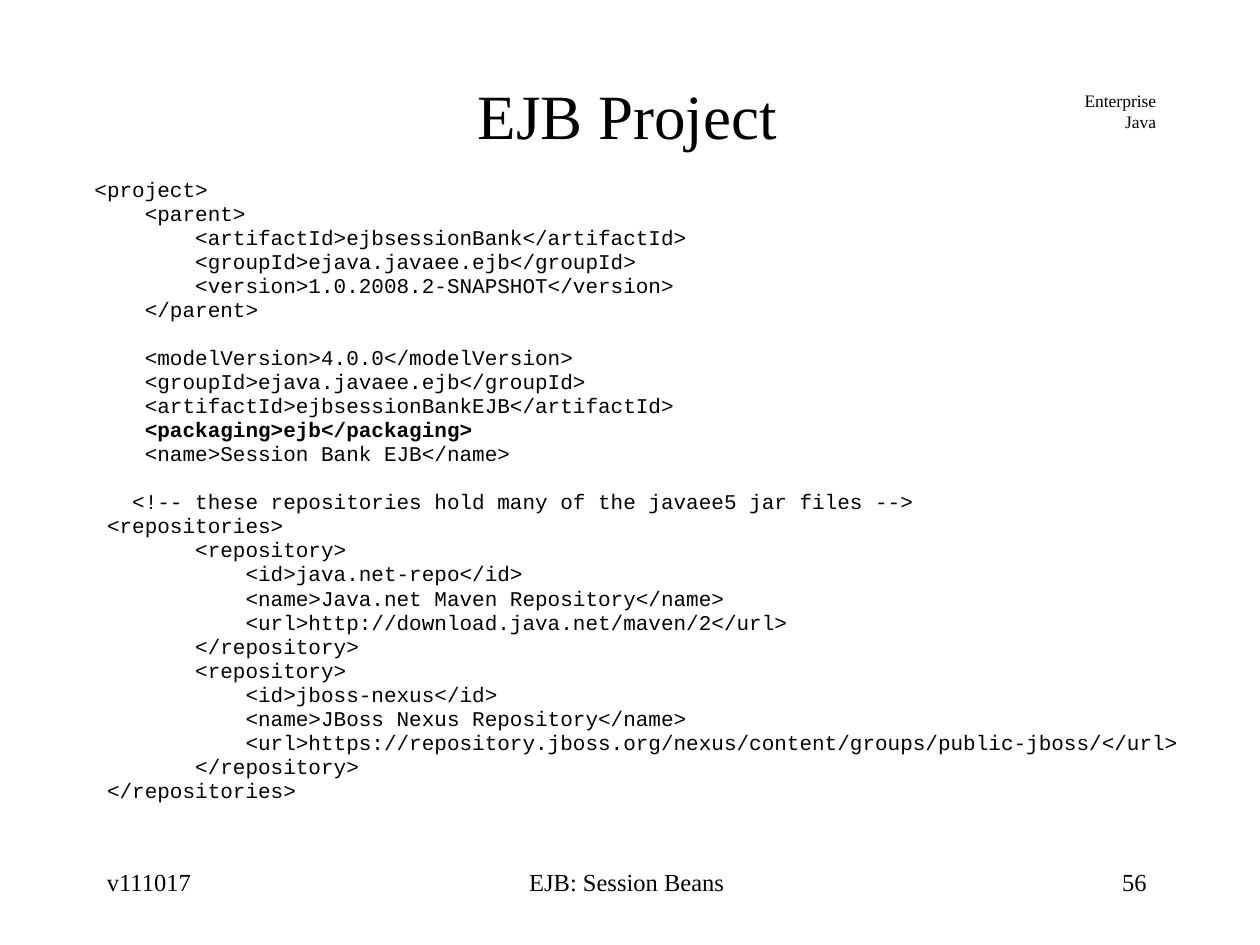
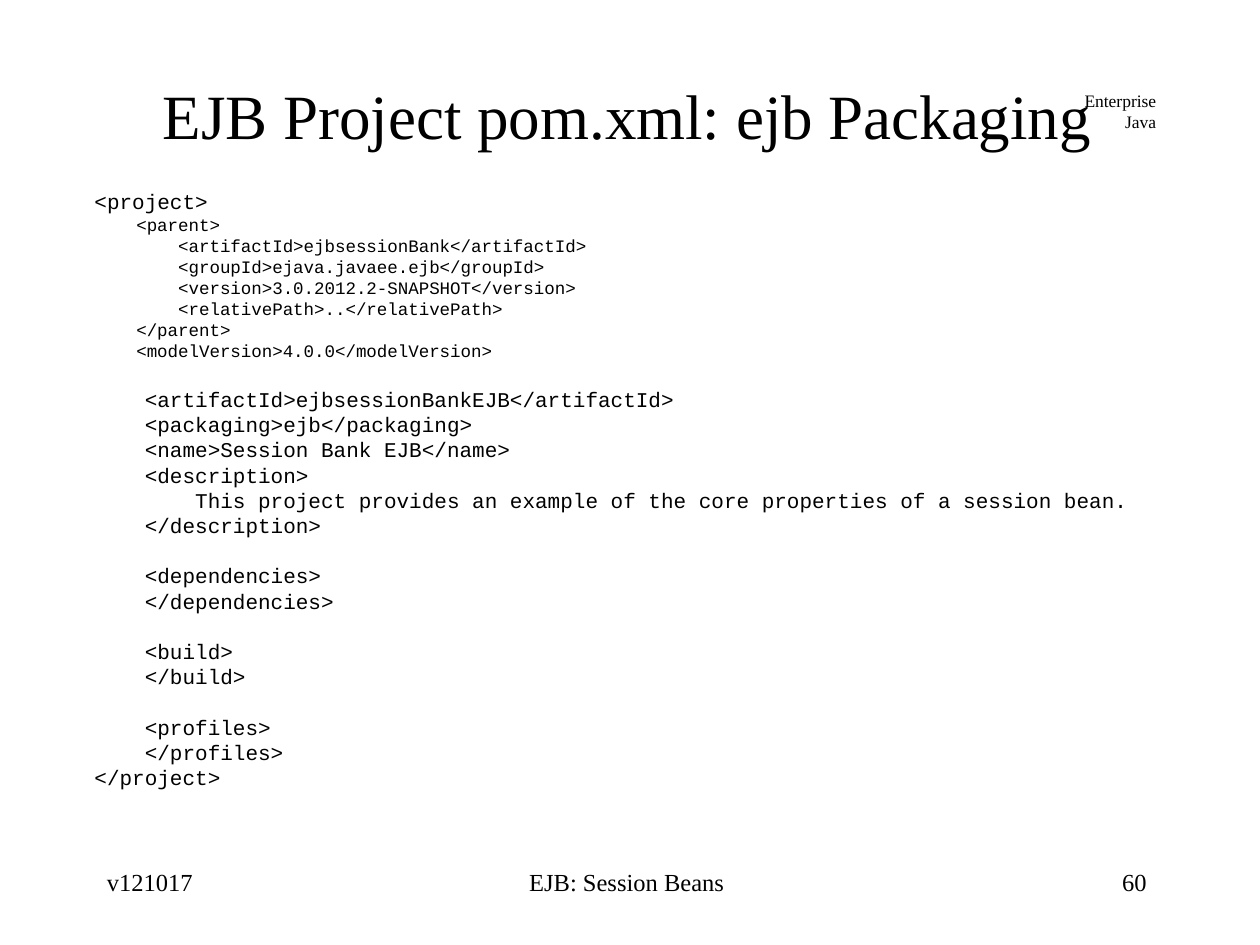
Before and after one commit to jcstaff/ejava-javaee, a slide deck: slide 60 of ejbsessionBank/src/site/resources/lectures/ejbSession.ppt (slide 56 before the commit). Drawn at 1260x945 pixels with LibreOffice and Linux fonts; fonts in the diff are those of the drawing. Boxes give left, top, right and bottom in pixels: in the first picture for what was removed or moved away, otherwise in the second. Text is boxed around its words. In the diff, an @@ line names an element or a change of style, - is before the commit and + after.

```diff
--- a/ejbsessionBank/src/site/resources/lectures/ejbSession.ppt
+++ b/ejbsessionBank/src/site/resources/lectures/ejbSession.ppt
@@ title at box(163, 95, 1091, 152): text changed @@
-EJB Project
+EJB Project pom.xml: ejb Packaging
@@ text at box(94, 194, 674, 458): size 12 to 10 pt in "<parent>", "<artifactId>ejbsessionBank</artifactId>", "<groupId>ejava.javaee.ejb</groupId>", "</parent>" and 1 more places; bold off in "<packaging>ejb</packaging>"; line spacing 0.4 to 1; less space between paragraphs @@
@@ text at box(178, 282, 576, 316): text changed; size 12 to 10 pt @@
-<version>1.0.2008.2-SNAPSHOT</version>
+<version>3.0.2012.2-SNAPSHOT</version>
+<relativePath>..</relativePath>
@@ text at box(145, 374, 586, 394): paragraph removed @@
-<groupId>ejava.javaee.ejb</groupId>
@@ text at box(94, 468, 1127, 790): text changed @@
-<!-- these repositories hold many of the javaee5 jar files -->
-<repositories>
-<repository>
-<id>java.net-repo</id>
-<name>Java.net Maven Repository</name>
-<url>http://download.java.net/maven/2</url>
-</repository>
-<repository>
-<id>jboss-nexus</id>
-<name>JBoss Nexus Repository</name>
-<url>https://repository.jboss.org/nexus/content/groups/public-jboss/</url>
-</repository>
-</repositories>
+<description>
+This project provides an example of the core properties of a session bean.
+</description>
+<dependencies>
+</dependencies>
+<build>
+</build>
+<profiles>
+</profiles>
+</project>
@@ text at box(107, 874, 193, 892): text changed @@
-v111017
+v121017
@@ page number at box(1122, 874, 1147, 892): text changed @@
-56
+60
```
Also in this commit, not shown: 56 other slides changed, 17 slides added, 20 slides removed, 3 other files.
